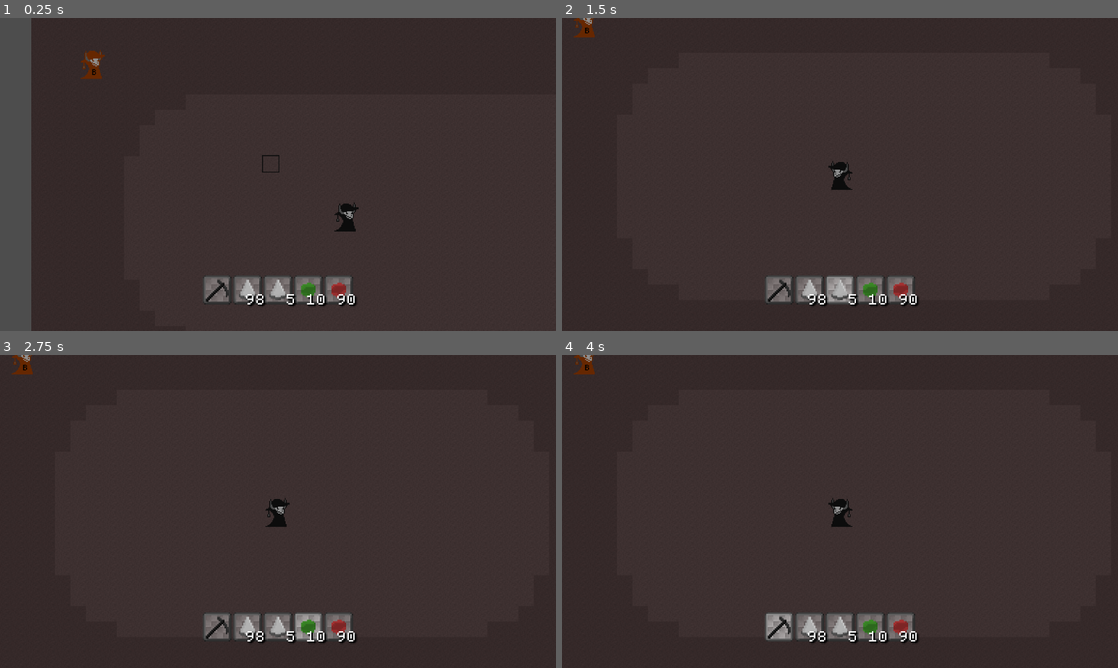
Above: before the commit, frames 1-4 (two rows, left to right).
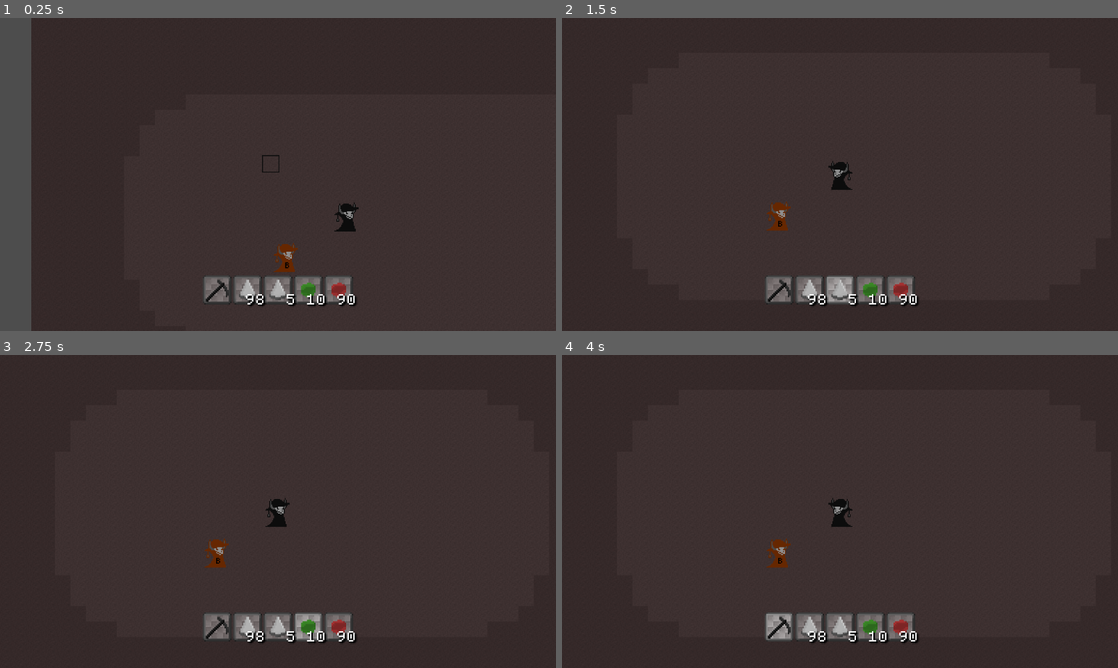
Above: after the commit, the same moments.

Repository: DominicDJC/Soul-Essence
Game: Godot game, scene res://TSCNs/Game/game.tscn
Two runs of this game, one before a commit and one after it. Both use one fixed random seed, a clock stepped at 60 frames per second and the inputs below.
Inputs:
- Up to frame 1 (0.25 s): no input
- Up to frame 2 (1.5 s): click "SpikeTrap" at 0.5 s; click "SpikeTrap" at 1.25 s
- Up to frame 3 (2.75 s): click "StickyTrap" at 2 s
- Up to frame 4 (4 s): click "PoisonTrap" at 2.75 s; click "Hoe" at 3.5 s

The runs differ from the first frame. In frame 1, 0.5% of the frame differs, in the area x 14-54%, y 10-82%; in frame 2, 0.4%; in frame 3, 0.4%; in frame 4, 0.4%.

Commit message:
Good stuff

Diff:
--- a/Globals/Globals.gd
+++ b/Globals/Globals.gd
@@ -77,52 +77,52 @@
 		"SoulStg1":{
 			"atlus":Vector2i(3, 0),
 			"breakLayer":1,
-			"drops": "SoulSeed"
+			"drops": ["SoulSeed"]
 			},
 		"SoulStg2":{
 			"atlus":Vector2i(4, 0),
 			"breakLayer":1,
-			"drops":"SoulEssence"
+			"drops":["SoulEssence", "SoulEssence", "SoulSeed"]
 			},
 		"WeakWall":{
 			"atlus":Vector2i(0, 1),
 			"breakLayer":0,
-			"drops": "WeakWall"
+			"drops": ["WeakWall"]
 		},
 		"AverageWall":{
 			"atlus":Vector2i(1, 1),
 			"breakLayer":0,
-			"drops": "AverageWall"
+			"drops": ["AverageWall"]
 		},
 		"StrongWall":{
 			"atlus":Vector2i(2, 1),
 			"breakLayer":0,
-			"drops": "StrongWall"
+			"drops": ["StrongWall"]
 		},
 		"Spike1":{
 			"atlus":Vector2i(0, 2),
 			"breakLayer":0,
-			"drops": "SpikeTrap"
+			"drops": ["SpikeTrap"]
 		},
 		"Spike2":{
 			"atlus":Vector2i(1, 2),
 			"breakLayer":0,
-			"drops": "SpikeTrap"
+			"drops": ["SpikeTrap"]
 		},
 		"Sticky":{
 			"atlus":Vector2i(2, 2),
 			"breakLayer":0,
-			"drops": "StickyTrap"
+			"drops": ["StickyTrap"]
 		},
 		"Poison":{
 			"atlus":Vector2i(3, 2),
 			"breakLayer":0,
-			"drops": "PoisonTrap"
+			"drops": ["PoisonTrap"]
 		},
 		"Chest":{
 			"atlus":Vector2i(3, 1),
 			"breakLayer":0,
-			"drops": "Chest"
+			"drops": ["Chest"]
 		}
 	}
 
--- a/Globals/Inventory.gd
+++ b/Globals/Inventory.gd
@@ -156,6 +156,7 @@
 	openedMerchant = Merchant
 
 func closeMerchant():
+	inventoryContainer.visible = false
 	open = false
 	var UI = inventoryContainer.get_child(1)
 	inventoryContainer.remove_child(UI)
--- a/TSCNs/Crop/crop.gd
+++ b/TSCNs/Crop/crop.gd
@@ -1,13 +1,18 @@
 extends Node2D
 
 @onready var WorldMap = get_parent()
+const GROW_TIME = 15
 var type = "Crop"
 var tile: Vector2i
 var timer = 0.0
+var rng = RandomNumberGenerator.new()
+var rngOffset = 0.0
 
+func _ready():
+	rngOffset = rng.randf_range(0.0, 2.0)
 
 func _physics_process(delta):
-	if timer < 60:
+	if timer < GROW_TIME + rngOffset:
 		timer += delta
 	else:
 		WorldMap.setTile(tile, "SoulStg2")
--- a/TSCNs/DroppedItem/dropped_item.gd
+++ b/TSCNs/DroppedItem/dropped_item.gd
@@ -9,24 +9,14 @@
 	frame = G.getItemData(item, ["frame"])
 
 func _physics_process(delta):
-	#jump(delta)
-	var playerPosition = Player.position
-	var distanceToPlayer = playerPosition.distance_to(position)
-	var speed = 60 / abs(distanceToPlayer)
-	var angleToPlayer = position.angle_to_point(playerPosition)
-	if distanceToPlayer <= 60:
-		position.x += speed * cos(angleToPlayer)
-		position.y += speed * sin(angleToPlayer)
-	if distanceToPlayer <= 10:
-		Inventory.addItem(item)
-		queue_free()
-
-func jump(delta):
-	if timer > 0.125:
-		position.y -= 1
-	elif timer > 0:
-		position.y += 1
-	if timer > 0:
-		timer -= delta
-	else:
-		timer = 0
+	if Inventory.canHold({item:1}):
+		var playerPosition = Player.position
+		var distanceToPlayer = playerPosition.distance_to(position)
+		var speed = 60 / abs(distanceToPlayer)
+		var angleToPlayer = position.angle_to_point(playerPosition)
+		if distanceToPlayer <= 60:
+			position.x += (speed * cos(angleToPlayer))
+			position.y += (speed * sin(angleToPlayer))
+		if distanceToPlayer <= 10:
+			Inventory.addItem(item)
+			queue_free()
--- a/TSCNs/Game/MerchantManager.gd
+++ b/TSCNs/Game/MerchantManager.gd
@@ -5,10 +5,11 @@
 
 
 func _ready():
-	createMerchant(Vector2(0, 0), "TrapGuy")
+	createMerchant(Vector2(200, 200), "TrapGuy")
 
 func createMerchant(pos, type):
 	var m = Merchant.instantiate()
 	m.Player = Player
 	m.type = type
+	m.position = pos
 	add_child(m)
--- a/TSCNs/Game/TileMap.gd
+++ b/TSCNs/Game/TileMap.gd
@@ -7,6 +7,10 @@
 @export var permaTiles: PackedStringArray
 var breakLayer = 0
 var lock = false
+var rng = RandomNumberGenerator.new()
+
+func _ready():
+	rng.randomize()
 
 func getTile(value):
 	var dict = G.getAtluses()
@@ -66,9 +70,9 @@
 						set_cell(0, tile, 2, getTile("Land"))
 						if tileName == "Chest":
 							destroyChest(tile)
-				var drop = G.getBlockData(tileName, ["drops"])
-				if drop != "":
-					DroppedItems.dropItem(drop, localPosition)
+				var drops = G.getBlockData(tileName, ["drops"])
+				for drop in drops:
+					DroppedItems.dropItem(drop, localPosition + Vector2(rng.randi_range(-10, 10), rng.randi_range(-10, 10)))
 			lock = true
 
 func restraintsGood(tile):
--- a/TSCNs/Merchant/MerchantUI.gd
+++ b/TSCNs/Merchant/MerchantUI.gd
@@ -3,7 +3,7 @@
 @onready var Merchant = self.get_parent()
 
 func _physics_process(delta):
-	if Input.is_action_just_pressed("openInventory") and visible:
+	if (Input.is_action_just_pressed("openInventory") or Input.is_action_just_pressed("UIBack"))and visible:
 		Inventory.closeMerchant()
 
 func prepareMerchant(data: Array):
